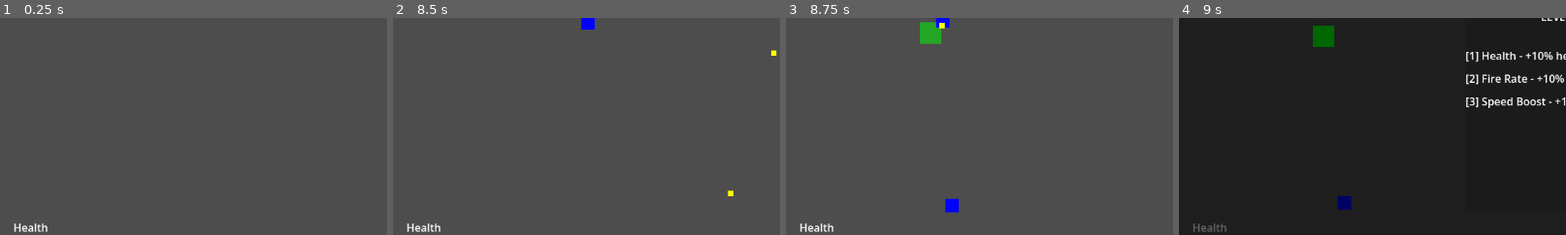
Above: before the commit, frames 1-4 (left to right).
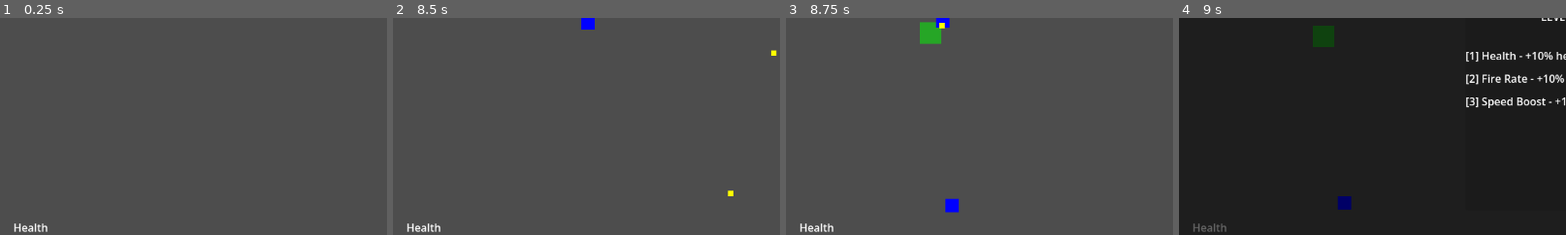
Above: after the commit, the same moments.

Repository: zaamold/Polygon-Protocol
Game: Godot game, scene res://scenes/main.tscn
Two runs of this game, one before a commit and one after it. Both use one fixed random seed, a clock stepped at 60 frames per second and the inputs below.
Inputs (mouse positions are % of the whole screen's width and height, from its top left):
- Up to frame 1 (0.25 s): no input
- Up to frame 2 (8.5 s): tap Enter (ui_accept) at 0.5, 0.77, 1.07, 3.77, 4.07, 6.77, 7.07 s; move the mouse to (72, 45) at 0.52 s; press the mouse at (72, 45) at 0.53 s; hold Right (ui_right) 0.53-1.25 s; release the mouse at (72, 45) at 1.25 s; drag from (30, 55) to (29, 18) at 1.27 s; move the mouse to (60, 28) at 2.02 s; press the mouse at (60, 28) at 2.03 s; hold Right (ui_right) 2.03-2.75 s; release the mouse at (60, 28) at 2.75 s; drag from (45, 70) to (86, 55) at 2.77 s; move the mouse to (80, 65) at 3.52 s; press the mouse at (80, 65) at 3.53 s; hold Left (ui_left) 3.53-4.25 s; tap Escape (pause) at 4.15 s; release the mouse at (80, 65) at 4.25 s; drag from (20, 35) to (58, 96) at 4.27 s; move the mouse to (55, 50) at 5.02 s; press the mouse at (55, 50) at 5.03 s; hold Down (ui_down) 5.03-5.75 s; release the mouse at (55, 50) at 5.75 s; drag from (35, 25) to (46, 71) at 5.77 s; move the mouse to (72, 45) at 6.52 s; press the mouse at (72, 45) at 6.53 s; hold Up (ui_up) 6.53-7.25 s; release the mouse at (72, 45) at 7.25 s; drag from (30, 55) to (89, 77) at 7.27 s; move the mouse to (60, 28) at 8.02 s; press the mouse at (60, 28) at 8.03 s; hold Down (ui_down) from 8.03 s (still down)
- Up to frame 3 (8.75 s): keep holding Down (ui_down)
- Up to frame 4 (9 s): release Down (ui_down) at 8.75 s; release the mouse at (60, 28) at 8.75 s; drag from (45, 70) to (15, 14) at 8.77 s
The pictures show only the part of the screen within x 0-50%, y 29-79%; the shares and areas given below are measured in that part.

Frames 1-3 are identical in both runs. In frame 4, 0.5% of the frame differs, in the area x 34-41%, y 3-14%.

Commit message:
feat: add death/game-over state with stats and restart
Player death triggers game-over screen showing time survived, level reached,
and enemies killed. Enemy damage uses cooldown interval (1s) to allow
continuous hits. Restart button reloads scene cleanly. Game-over screen
shows live run stats when player HP reaches 0.

Diff:
--- /dev/null
+++ b/scenes/game_over.tscn
@@ -0,0 +1,28 @@
+[gd_scene load_steps=2 format=3 uid="uid://dpt6c63n6gkj"]
+
+[ext_resource type="Script" path="res://scripts/game_over.gd" id="1_go"]
+
+[node name="GameOver" type="CanvasLayer"]
+script = ExtResource("1_go")
+
+[node name="PanelContainer" type="PanelContainer" parent="."]
+anchors_preset = 15
+anchor_left = 0.0
+anchor_top = 0.0
+anchor_right = 1.0
+anchor_bottom = 1.0
+offset_left = 0.0
+offset_top = 0.0
+offset_right = 0.0
+offset_bottom = 0.0
+
+[node name="MarginContainer" type="MarginContainer" parent="PanelContainer"]
+layout_mode = 2
+theme_override_constants/margin_left = 40
+theme_override_constants/margin_top = 40
+theme_override_constants/margin_right = 40
+theme_override_constants/margin_bottom = 40
+
+[node name="VBoxContainer" type="VBoxContainer" parent="PanelContainer/MarginContainer"]
+layout_mode = 2
+alignment = 1
--- a/scenes/main.tscn
+++ b/scenes/main.tscn
@@ -7,6 +7,7 @@
 [ext_resource type="PackedScene" uid="uid://b7jlcq7j8w2s" path="res://scenes/level_up_ui.tscn" id="5_lvlup"]
 [ext_resource type="PackedScene" uid="uid://cth2wdcgq82v" path="res://scenes/pause_menu.tscn" id="6_pmenu"]
 [ext_resource type="PackedScene" uid="uid://cnqp6lyx1w9s" path="res://scenes/hud.tscn" id="7_hud"]
+[ext_resource type="PackedScene" uid="uid://dpt6c63n6gkj" path="res://scenes/game_over.tscn" id="8_go"]
 
 [sub_resource type="CircleShape2D" id="CircleShape2D_jyhfs"]
 radius = 30.0
@@ -47,3 +48,5 @@
 [node name="PauseMenu" parent="." instance=ExtResource("6_pmenu") unique_id=2000000002]
 
 [node name="HUD" parent="." instance=ExtResource("7_hud") unique_id=2000000003]
+
+[node name="GameOver" parent="." instance=ExtResource("8_go") unique_id=2000000004]
--- a/scripts/enemy.gd
+++ b/scripts/enemy.gd
@@ -2,9 +2,11 @@
 
 @export var speed: float = 150.0
 @export var lifetime: float = 15.0
+@export var damage_interval: float = 1.0
 
 var player: CharacterBody2D
 var elapsed: float = 0.0
+var damage_cooldown: float = 0.0
 var pickup_scene: PackedScene = preload("res://scenes/pickup.tscn")
 
 func _ready() -> void:
@@ -17,6 +19,7 @@
 
 func _physics_process(delta: float) -> void:
 	elapsed += delta
+	damage_cooldown = max(0.0, damage_cooldown - delta)
 
 	# Self-destruct after lifetime (for testing/wave progression)
 	if elapsed > lifetime:
@@ -36,6 +39,9 @@
 
 func die() -> void:
 	print("Enemy died at ", position)
+	var run_manager = get_parent().get_node("RunManager")
+	if run_manager:
+		run_manager.record_kill()
 	drop_pickup()
 	queue_free()
 
--- a/scripts/enemy_fast.gd
+++ b/scripts/enemy_fast.gd
@@ -2,9 +2,11 @@
 
 @export var speed: float = 250.0  # Faster than base enemy (150)
 @export var lifetime: float = 15.0
+@export var damage_interval: float = 1.0
 
 var player: CharacterBody2D
 var elapsed: float = 0.0
+var damage_cooldown: float = 0.0
 var pickup_scene: PackedScene = preload("res://scenes/pickup.tscn")
 
 func _ready() -> void:
@@ -17,6 +19,7 @@
 
 func _physics_process(delta: float) -> void:
 	elapsed += delta
+	damage_cooldown = max(0.0, damage_cooldown - delta)
 
 	# Self-destruct after lifetime (for testing/wave progression)
 	if elapsed > lifetime:
@@ -36,6 +39,9 @@
 
 func die() -> void:
 	print("FastEnemy died at ", position)
+	var run_manager = get_parent().get_node("RunManager")
+	if run_manager:
+		run_manager.record_kill()
 	drop_pickup()
 	queue_free()
 
--- /dev/null
+++ b/scripts/game_over.gd
@@ -0,0 +1,60 @@
+extends CanvasLayer
+
+@onready var panel = $PanelContainer
+@onready var vbox = $PanelContainer/MarginContainer/VBoxContainer
+
+var run_manager: Node
+
+func _ready() -> void:
+	var main = get_parent()
+	run_manager = main.get_node("RunManager")
+
+	panel.visible = false
+	process_mode = PROCESS_MODE_ALWAYS
+
+func show_game_over() -> void:
+	get_tree().paused = true
+	panel.visible = true
+
+	var time_minutes = int(run_manager.time_survived) / 60
+	var time_seconds = int(run_manager.time_survived) % 60
+
+	var title = Label.new()
+	title.text = "GAME OVER"
+	title.add_theme_font_size_override("font_size", 32)
+	vbox.add_child(title)
+
+	vbox.add_child(Label.new())  # Spacer
+
+	var stats_vbox = VBoxContainer.new()
+	stats_vbox.add_theme_constant_override("separation", 5)
+
+	var time_label = Label.new()
+	time_label.text = "Time: %d:%02d" % [time_minutes, time_seconds]
+	stats_vbox.add_child(time_label)
+
+	var level_label = Label.new()
+	level_label.text = "Level: %d" % run_manager.level
+	stats_vbox.add_child(level_label)
+
+	var kills_label = Label.new()
+	kills_label.text = "Enemies Killed: %d" % run_manager.enemies_killed
+	stats_vbox.add_child(kills_label)
+
+	vbox.add_child(stats_vbox)
+
+	vbox.add_child(Label.new())  # Spacer
+
+	var restart_btn = Button.new()
+	restart_btn.text = "Restart"
+	restart_btn.pressed.connect(_on_restart_pressed)
+	restart_btn.focus_mode = Control.FOCUS_ALL
+	vbox.add_child(restart_btn)
+
+	restart_btn.grab_focus.call_deferred()
+
+	print("Game Over - Time: %d:%02d, Level: %d, Kills: %d" % [time_minutes, time_seconds, run_manager.level, run_manager.enemies_killed])
+
+func _on_restart_pressed() -> void:
+	get_tree().paused = false
+	get_tree().reload_current_scene()
--- a/scripts/player.gd
+++ b/scripts/player.gd
@@ -17,6 +17,7 @@
 var pickup_count: int = 0
 var invincibility_timer := 0.0
 var is_invincible := false
+var overlapping_enemies: Array = []
 
 func _ready() -> void:
 	health = max_health
@@ -34,6 +35,7 @@
 		enemy_collider.add_child(collision_shape)
 
 		enemy_collider.area_entered.connect(_on_enemy_area_entered)
+		enemy_collider.area_exited.connect(_on_enemy_area_exited)
 
 func _physics_process(delta: float) -> void:
 	var input_vector := Input.get_vector("ui_left", "ui_right", "ui_up", "ui_down")
@@ -57,6 +59,12 @@
 			# Flicker effect during invincibility
 			var flicker = fmod(invincibility_timer * 10, 1.0) > 0.5
 			$Visual.modulate.a = 0.5 if flicker else 1.0
+
+	# Check for continuous damage from overlapping enemies
+	for enemy in overlapping_enemies:
+		if is_instance_valid(enemy) and enemy.damage_cooldown <= 0.0:
+			take_damage(damage_per_hit)
+			enemy.damage_cooldown = enemy.damage_interval
 
 	# Hold-to-fire: check if fire button is held and cooldown is ready
 	if Input.is_action_pressed("fire_weapon") and fire_cooldown <= 0.0:
@@ -89,11 +97,21 @@
 	print("Fired projectile in direction: ", direction)
 
 func _on_enemy_area_entered(area: Area2D) -> void:
-	# Check if the area is from an enemy (parent is enemy, or parent's parent, etc.)
+	# Check if the area is from an enemy
 	var parent = area.get_parent()
 	while parent:
-		if parent.is_in_group("enemy") or parent.script == load("res://scripts/enemy.gd") or parent.script == load("res://scripts/enemy_fast.gd"):
-			take_damage(damage_per_hit)
+		if parent.is_in_group("enemy"):
+			if not overlapping_enemies.has(parent):
+				overlapping_enemies.append(parent)
+			return
+		parent = parent.get_parent()
+
+func _on_enemy_area_exited(area: Area2D) -> void:
+	# Remove enemy from overlapping list
+	var parent = area.get_parent()
+	while parent:
+		if parent.is_in_group("enemy"):
+			overlapping_enemies.erase(parent)
 			return
 		parent = parent.get_parent()
 
@@ -110,3 +128,6 @@
 
 	if health <= 0:
 		print("PLAYER DIED")
+		var game_over = get_parent().get_node("GameOver")
+		if game_over:
+			game_over.show_game_over()
--- a/scripts/run_manager.gd
+++ b/scripts/run_manager.gd
@@ -2,11 +2,16 @@
 
 var xp: int = 0
 var level: int = 1
+var enemies_killed: int = 0
+var time_survived: float = 0.0
 var upgrade_manager: Node
 
 func _ready() -> void:
 	upgrade_manager = get_parent().get_node("UpgradeManager")
 	print("Run started - XP: 0, Level: 1")
+
+func _process(delta: float) -> void:
+	time_survived += delta
 
 func add_xp(amount: int) -> void:
 	xp += amount
@@ -21,3 +26,6 @@
 		print("LEVEL UP! Now level ", level)
 		if upgrade_manager:
 			upgrade_manager._show_upgrade_choice()
+
+func record_kill() -> void:
+	enemies_killed += 1
